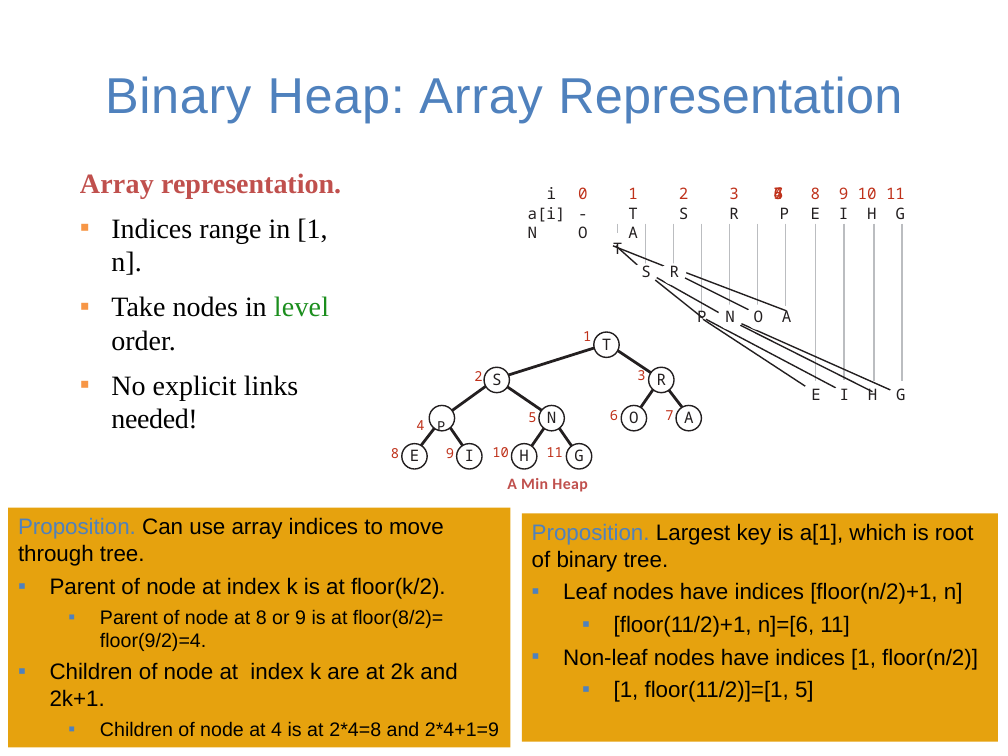
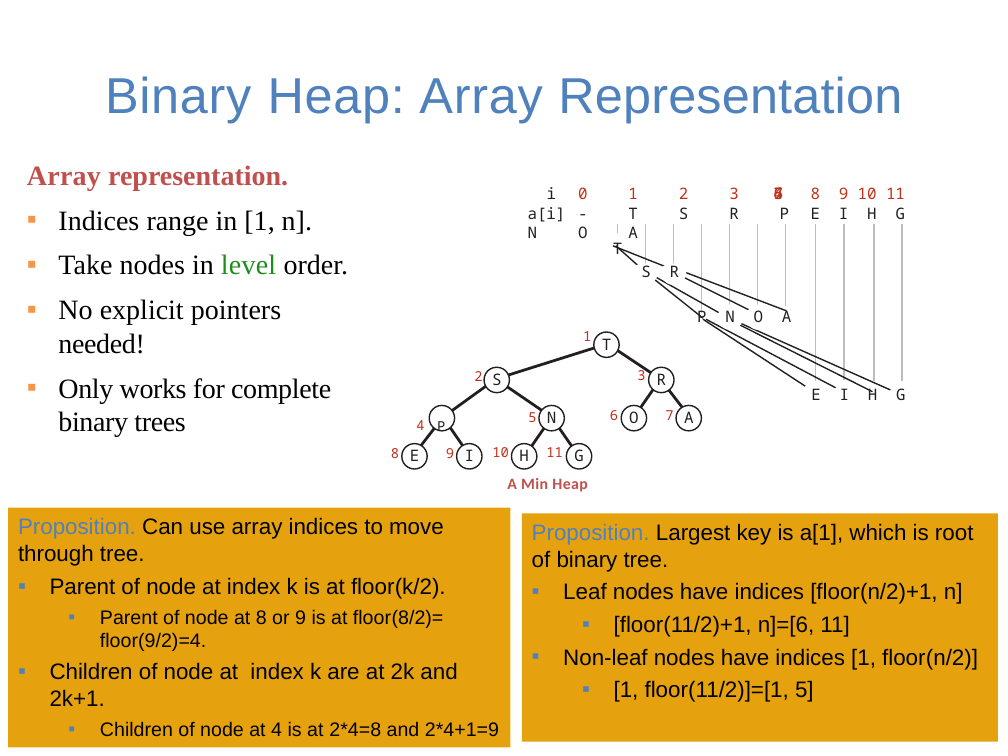
Before and after one commit to guhofstra/CSC111Fa25, a slide deck: slide 14 of PPTs/Lecture 13-sorting algorithms.pptx (slide 13 before the commit). Drawn at 1008x756 pixels with LibreOffice and Linux fonts; fonts in the diff are those of the drawing; background and template pictures are left out. Boxes give left, top, right and bottom in pixels: in the first picture for what was removed or moved away, otherwise in the second. Text is boxed around its words. In the diff, an @@ line names an element or a change of style, - is before the commit and + after.

```diff
--- a/PPTs/Lecture 13-sorting algorithms.pptx
+++ b/PPTs/Lecture 13-sorting algorithms.pptx
@@ text "Array representation.": place and size @@
-text "Array representation." at (80,173,341,429)
+text "Array representation." at (27,165,348,437)
@@ text at (58,299,331,437): text changed @@
-▪ No explicit links needed!
+▪ No explicit pointers needed!
+▪ Only works for complete binary trees
```
Also in this commit, not shown: 4 other slides changed, 1 slide added, 1 slide removed, 3 other files.
